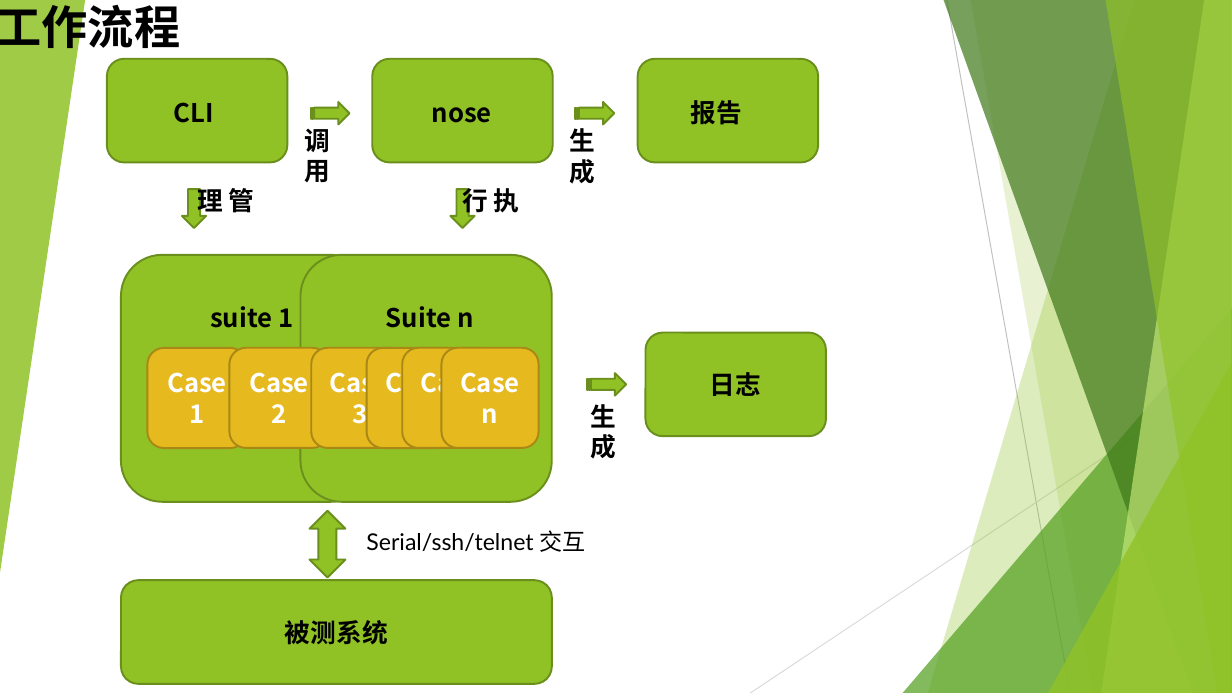
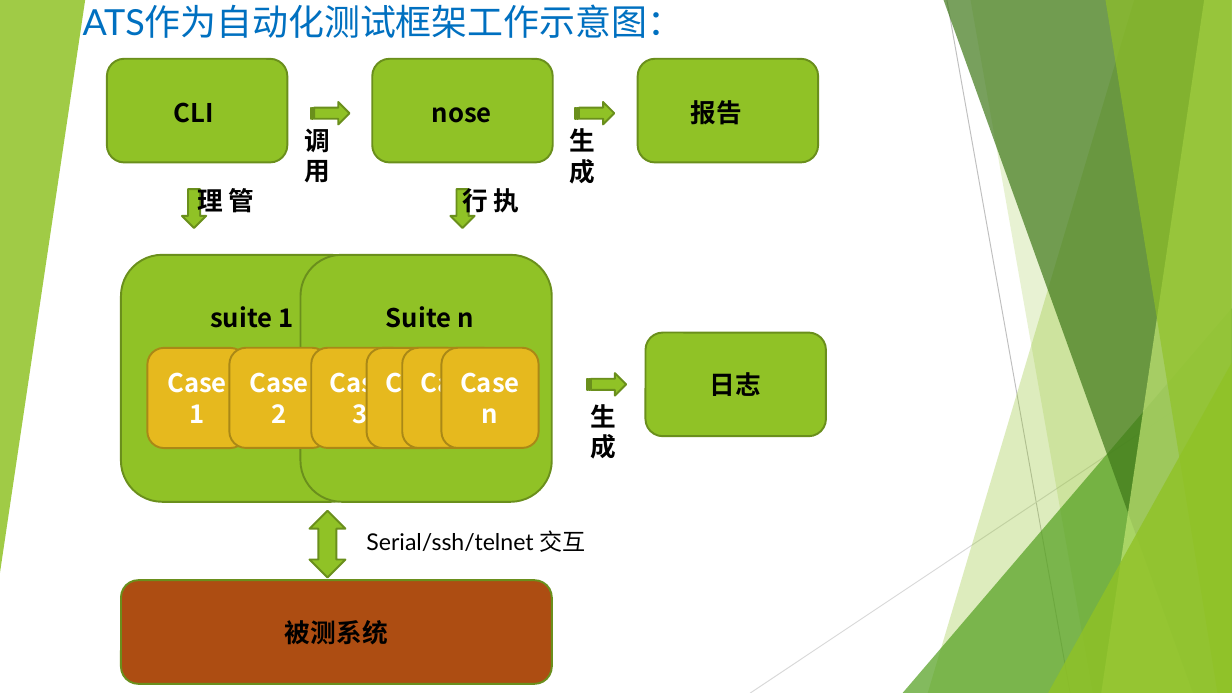
Before and after one commit to gx303841541/ATS, a slide deck: slide 5 of nose based ATS.pptx (slide 2 before the commit). Drawn at 1232x693 pixels with LibreOffice and Linux fonts; fonts in the diff are those of the drawing. Boxes give left, top, right and bottom in pixels: in the first picture for what was removed or moved away, otherwise in the second. Text is boxed around its words. In the diff, an @@ line names an element or a change of style, - is before the commit and + after.

```diff
--- a/nose based ATS.pptx
+++ b/nose based ATS.pptx
@@ text removed at bbox=[0, 0, 181, 56] @@
-工作流程
@@ text added at bbox=[83, 4, 684, 38], 28 pt, text #0070C0 @@
+ATS作为自动化测试框架工作示意图：
@@ rounded rectangle "被测系统" at bbox=[121, 580, 552, 684]: fill #90C226 to #AD4C12 @@
```
Also in this commit, not shown: 2 other slides changed, 19 slides added, 12 other files.
